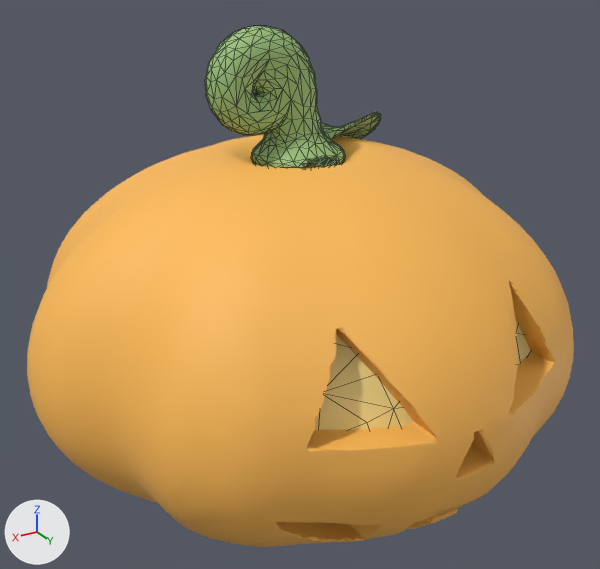
An edit to the glTF model assets/meshes/PumpkinHat.glb, drawn before and after from the same camera.
Camera for both pictures: a camera (50 mm lens) standing at (1.154, 1.934, 1.6) and looking at (0.006, 0.02, 0.643). Every picture has the same lights, and +X, +Y and +Z are marked at lower left. The picture after the commit comes second. Mesh edges are drawn as thin lines on the coarser meshes. Vertices at exactly the same position are counted once.

Objects in the first picture: 'HatGlow', 'HatShell', 'HatStem'.
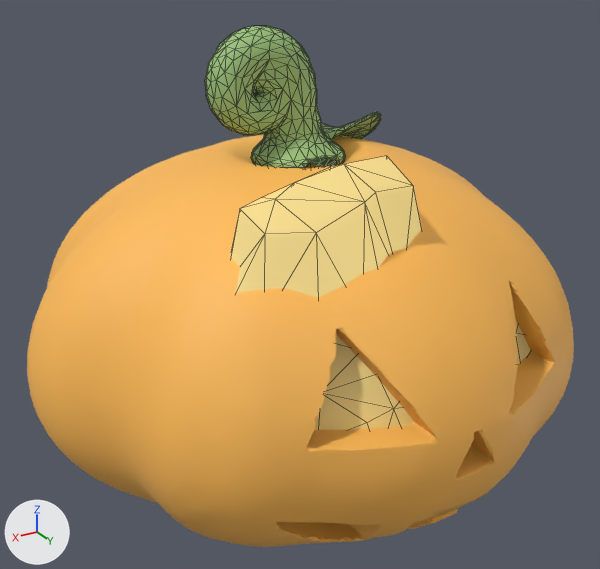
Pixel boxes (x1, y1, x2, y2) of what changed, in the pictures (600 x 569 px; the box of a moved part takes in the faces that stretch with it):
'HatGlow', reshaped: before (315, 322, 530, 430); after (231, 156, 530, 430)
part 1 of me_hatglow, moved or reshaped (not visible before): after (231, 156, 422, 298)

The change in detail:
me_hatglow is used by ob_hatglow; location (0.0, 0.0, 0.0).
Before the commit, vertices of me_hatglow: 102 (-0.037, 0.325, 0.928), 103 (-0.035, 0.432, 0.883), 114 (0.067, 0.427, 0.882), 120 (0.083, 0.324, 0.925), 123 (0.106, 0.441, 0.869).
Before the commit, vertices of me_hatglow: 124 (0.108, 0.307, 0.917), 140 (0.204, 0.3, 0.89), 142 (0.212, 0.323, 0.9), 143 (0.234, 0.449, 0.826), 147 (0.274, 0.344, 0.878).
Before the commit, vertices of me_hatglow: 154 (0.295, 0.322, 0.878), 158 (0.333, 0.403, 0.827), 161 (0.347, 0.317, 0.862).
me_hatglow had 212 vertices, 420 faces and spanned x -0.581..0.58, y 0.299..0.715, z 0.122..0.928.
me_hatglow now has 212 vertices, 420 faces and spans x -0.581..0.58, y 0.299..0.715, z 0.122..1.109.
Part 1, on me_hatglow:
Vertices 102, 103, 114, 120, 123, 124, 140, 142, 143, 147, 154, 158, 161 of me_hatglow move by (0.036, 0.078, 0.181).
